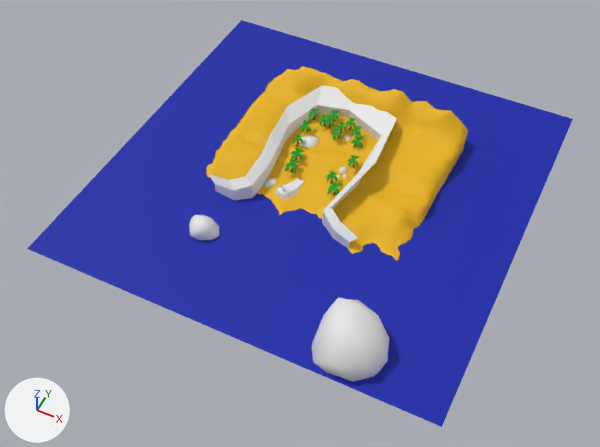
An edit to the FBX model Assets/Models/Terrain/Beach.fbx, drawn before and after from the same camera.
The view is the same before and after, from a 50 mm camera at (286.0, -624.0, 695.0) aimed at (-5.0, -42.0, -32.0). The axes (+X, +Y, +Z) are drawn at lower left. The lights are the same throughout. Where no turn or scale is listed for an object, it has been applied to the vertices.

Script lines for the objects in view, before the commit:
```python
me_cube = bpy.data.meshes.new('Cube')
me_cube.from_pydata(...)  # 39 vertices, 24 faces; spans x -109.0..84.0, y -82.0..126.0, z -36.0..19.0
me_cube_003 = bpy.data.meshes.new('Cube.003')
me_cube_003.from_pydata(...)  # 3347 vertices, 6690 faces; spans x -131.0..133.0, y -130.0..148.0, z -47.0..55.0
me_cube_003.materials.append(mat_material)  # yellow #e7b300
me_plane = bpy.data.meshes.new('Plane')
me_plane.from_pydata([(-237.0, -237.0, 0.0), (237.0, -237.0, 0.0), (-237.0, 237.0, 0.0), (237.0, 237.0, 0.0)], [], [(0, 1, 3, 2)])
me_plane.materials.append(mat_water)  # blue #001da8
ob_palmtree = bpy.data.objects.new('PalmTree', me_cube_003)
ob_palmtree.location = (0.0, 0.0, 2.0)
ob_rockwall = bpy.data.objects.new('RockWall', me_cube)
ob_rockwall.location = (-1.0, 1.0, 23.0)
ob_water = bpy.data.objects.new('Water', me_plane)
ob_water.location = (-1.0, 0.0, 5.0)
# also in view: 'Icosphere.005' at (125.0, -191.0, -1.0); 'Icosphere.004' at (-79.0, -130.0, 6.0)
```
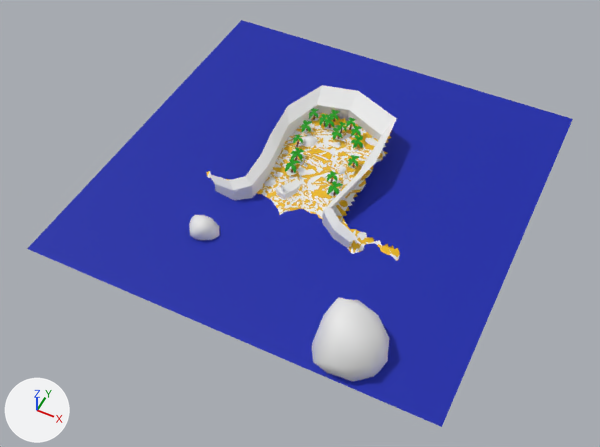
Changed parts and their boxes (x1, y1, x2, y2) in the pictures (600 x 447 px):
'PalmTree', deleted (yellow)
    before: (206, 66, 469, 261)
'GroundLowPoly', added
    after: (206, 113, 400, 261)
'GroundCollider', added
    after: (207, 113, 400, 261)

Edits to the bpy script that builds the scene:
```text
Add me_cube_002_1:
    me_cube_002_1.from_pydata(...)  # 4998 vertices, 9769 faces; spans x -130.0..128.0, y -129.0..106.0, z -20.0..23.0
    me_cube_002_1.materials.append(mat_material)  # yellow #e7b300
Add me_cube_004:
    me_cube_004.from_pydata(...)  # 832 vertices, 1446 faces; spans x -130.0..128.0, y -129.0..106.0, z -20.0..23.0
Remove ob_palmtree:
    ob_palmtree = bpy.data.objects.new('PalmTree', me_cube_003)
    ob_palmtree.location = (0.0, 0.0, 2.0)
Add ob_groundlowpoly:
    ob_groundlowpoly = bpy.data.objects.new('GroundLowPoly', me_cube_002_1)
    ob_groundlowpoly.location = (0.0, 0.0, 2.0)
Add ob_groundcollider:
    ob_groundcollider = bpy.data.objects.new('GroundCollider', me_cube_004)
    ob_groundcollider.location = (0.0, 0.0, 2.0)
```
